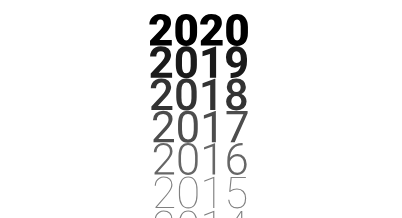
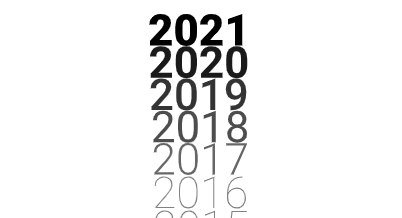
Layered file, before and after one edit (402x218). Changes by layer:
renamed "2014" to "2015", painted on it over [155, 210, 247, 218]
renamed "2015" to "2016", painted on it over [154, 176, 247, 209]
renamed "2016" to "2017", painted on it over [153, 143, 247, 175]
renamed "2017" to "2018", painted on it over [153, 110, 248, 143]
renamed "2018" to "2019", painted on it over [150, 78, 247, 111]
painted on "2018" (2nd of 2, in "Groupe 1") over [150, 46, 248, 79]
painted on "2019" (2nd of 2, in "Groupe 1") over [149, 14, 248, 46]
